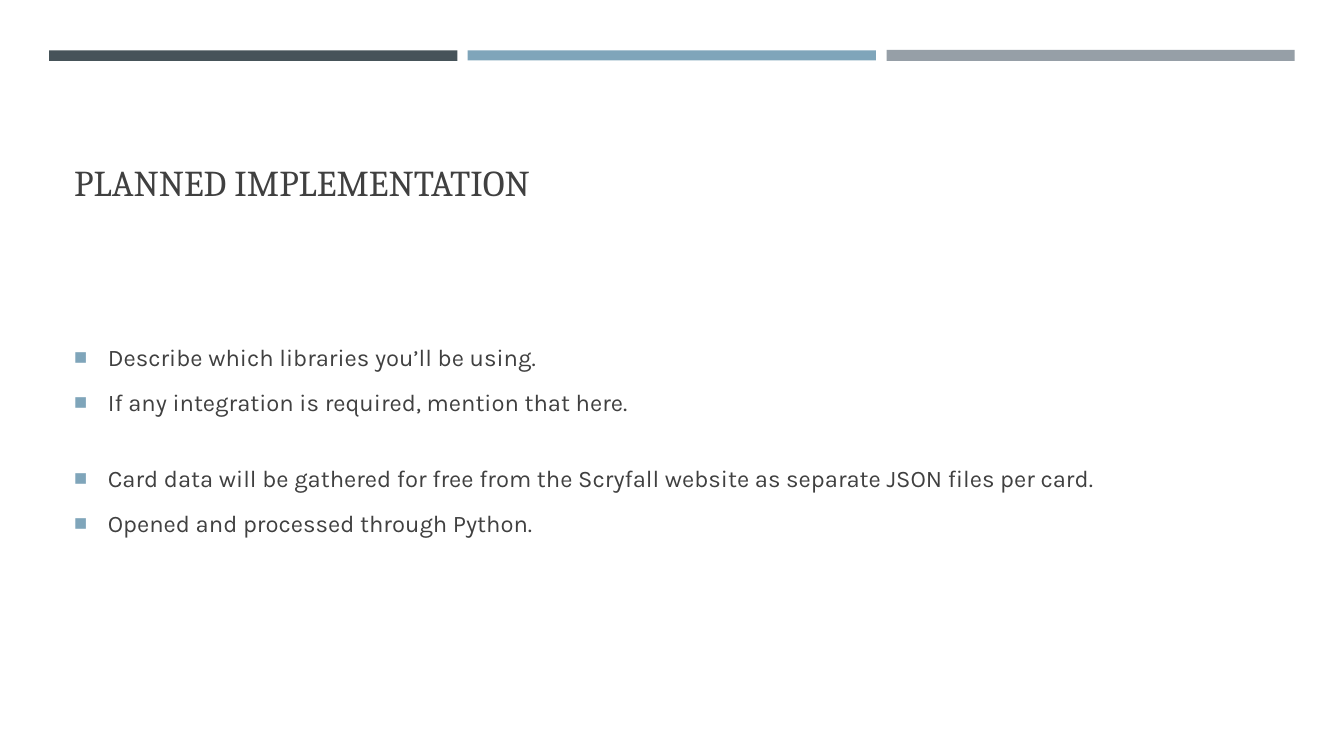
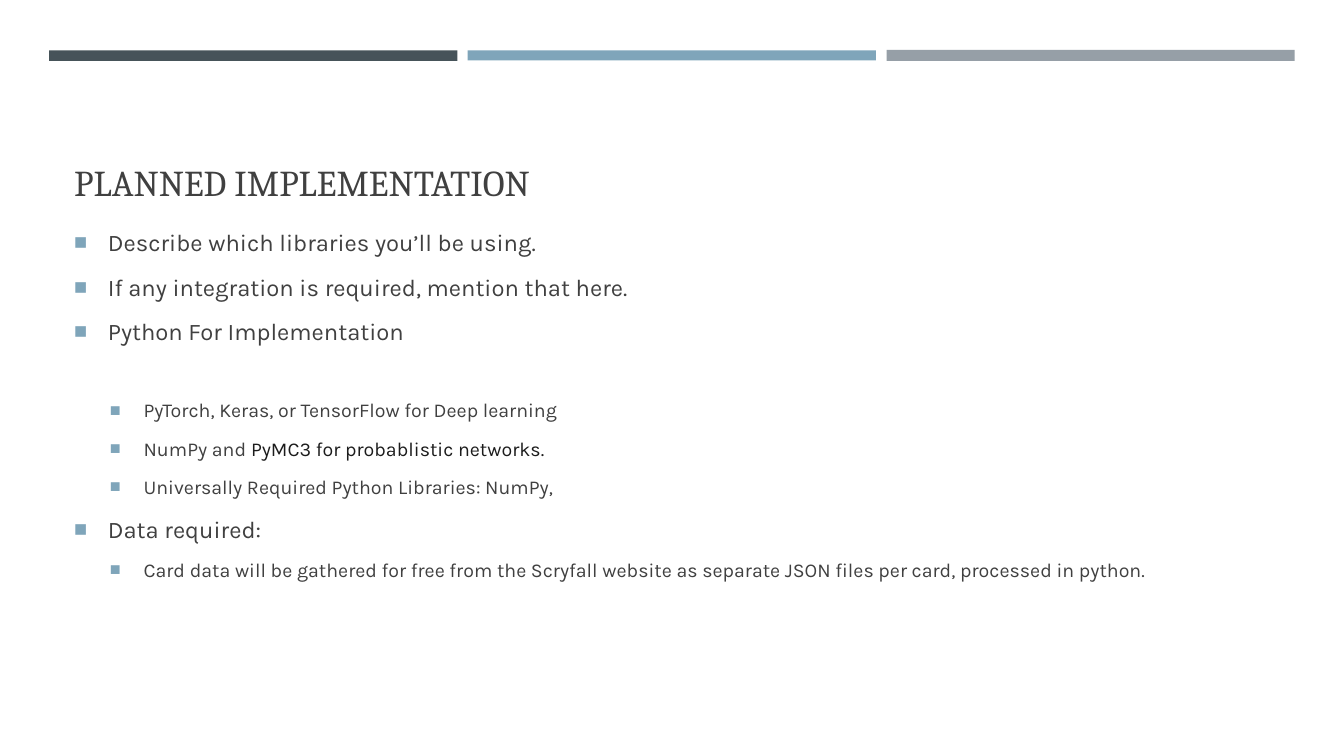
Before and after one commit to NicholasTillo/Gitaxian-Probe, a slide deck: slide 6 of problem_formulation.pptx. Drawn at 1344x756 pixels with LibreOffice and Linux fonts; fonts in the diff are those of the drawing. Boxes give left, top, right and bottom in pixels: in the first picture for what was removed or moved away, otherwise in the second. Text is boxed around its words. In the diff, an @@ line names an element or a change of style, - is before the commit and + after.

```diff
--- a/problem_formulation.pptx
+++ b/problem_formulation.pptx
@@ text at box(108, 323, 1145, 582): text changed; size 17 to 14 pt @@
-■ Card data will be gathered for free from the Scryfall website as separate JSON files per card.
-■ Opened and processed through Python.
+■ Python For Implementation
+  ■ PyTorch, Keras, or TensorFlow for Deep learning
+  ■ NumPy and PyMC3 for probablistic networks.
+  ■ Universally Required Python Libraries: NumPy,
+■ Data required:
+  ■ Card data will be gathered for free from the Scryfall website as separate JSON files per card, processed in python.
```
Also in this commit, not shown: 3 other slides changed.
